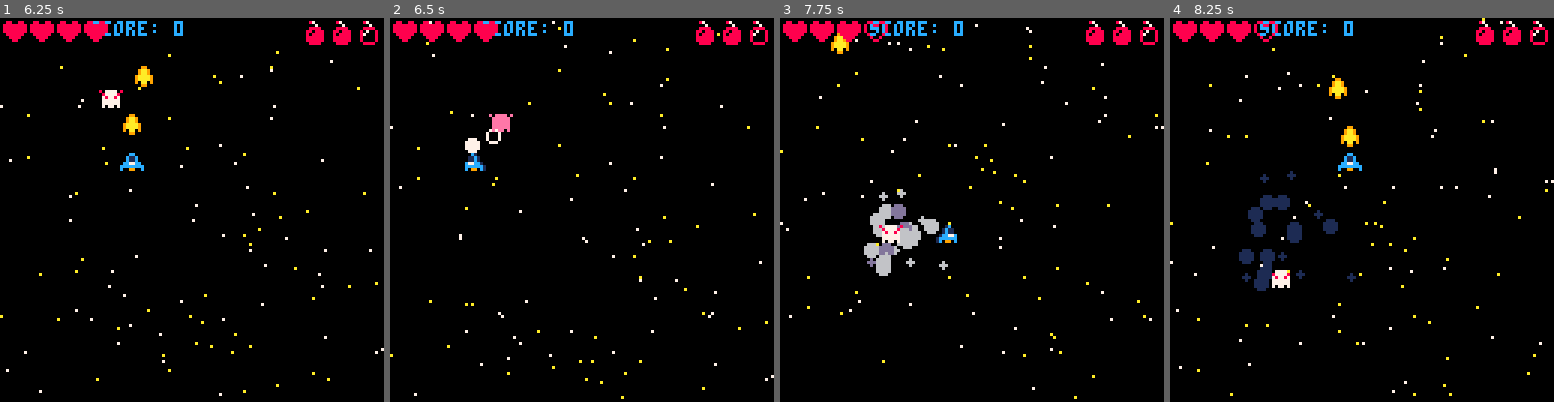
Above: before the commit, frames 1-4 (left to right).
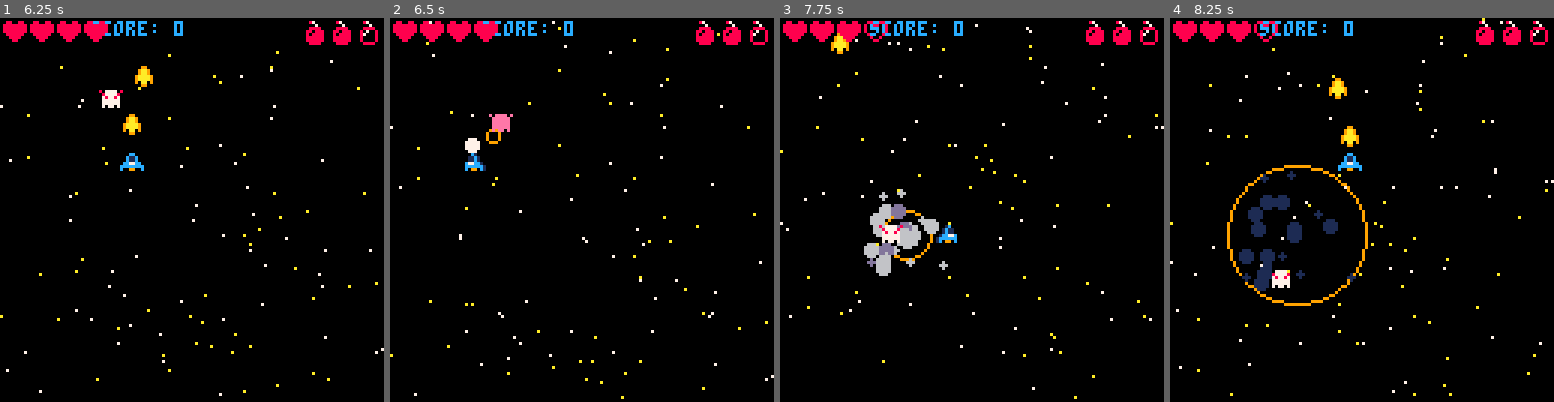
Above: after the commit, the same moments.

Repository: ljsnell/pico-8-shmup
Game: PICO-8 cartridge shmup.p8
Two runs of this game, one before a commit and one after it. Both use one fixed random seed, a clock stepped at 60 frames per second and the inputs below.
Inputs:
- Up to frame 1 (6.25 s): tap O (Z key) at 0.33, 0.7, 1.43, 2.22, 3.1, 3.98, 4.87, 5.75 s; tap X (X key) at 1.07, 2.07, 2.4, 2.73, 3.07, 3.4, 3.73, 4.07, 4.4, 4.73, 5.07, 5.4, 5.73, 6.07 s; hold Left 1.97-2.37 s; hold Down 2.42-2.82 s; hold Right 2.87-3.53 s; hold Up 3.58-4.08 s; hold Right 4.13-4.53 s; hold Down 4.58-5.08 s; hold Left 5.13-5.8 s; hold Up 5.85-6.18 s; hold Left from 6.23 s (still down)
- Up to frame 2 (6.5 s): keep holding Left; tap X (X key) at 6.4 s
- Up to frame 3 (7.75 s): release Left at 6.63 s; tap O (Z key) at 6.63, 7.52 s; hold Down 6.68-7.08 s; tap X (X key) every 0.33 s from 6.73 to 7.73 s; hold Right from 7.13 s (still down)
- Up to frame 4 (8.25 s): release Right at 7.8 s; hold Up from 7.85 s (still down); tap X (X key) at 8.07 s

Frame 1 is identical in both runs. In frame 2, less than 0.1% of the frame differs, in the area x 25-29%, y 28-33%; in frame 3, 0.1%; in frame 4, 0.8%, in the area x 14-52%, y 38-75%.

Commit message:
Added big shockwave.

Diff:
--- a/shmup.p8
+++ b/shmup.p8
@@ -104,6 +104,7 @@
 
 		add(parts,myp)
 	end
+	big_shwave(expx,expy)
 end
 
 function smol_shwave(shx,shy)
@@ -112,6 +113,17 @@
 	mysw.y=shy
 	mysw.r=1
 	mysw.tr=5
+	mysw.col=9
+	add(shwaves,mysw)
+end
+
+function big_shwave(shx,shy)
+	local mysw={}
+	mysw.x=shx
+	mysw.y=shy
+	mysw.r=1
+	mysw.tr=30
+	mysw.col=9
 	add(shwaves,mysw)
 end
 
@@ -152,7 +164,7 @@
 
 	-- drawing swaves
 	for mysw in all(shwaves) do
-		circ(mysw.x,mysw.y,mysw.r,7)
+		circ(mysw.x,mysw.y,mysw.r,mysw.col)
 		mysw.r+=1
 		if mysw.r>mysw.tr then
 			del(shwaves,mysw)
